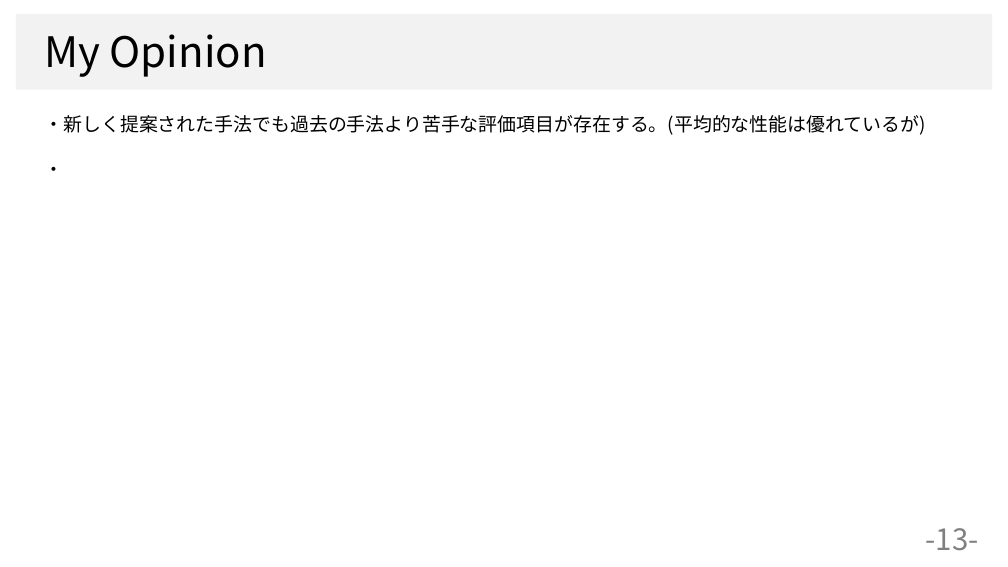
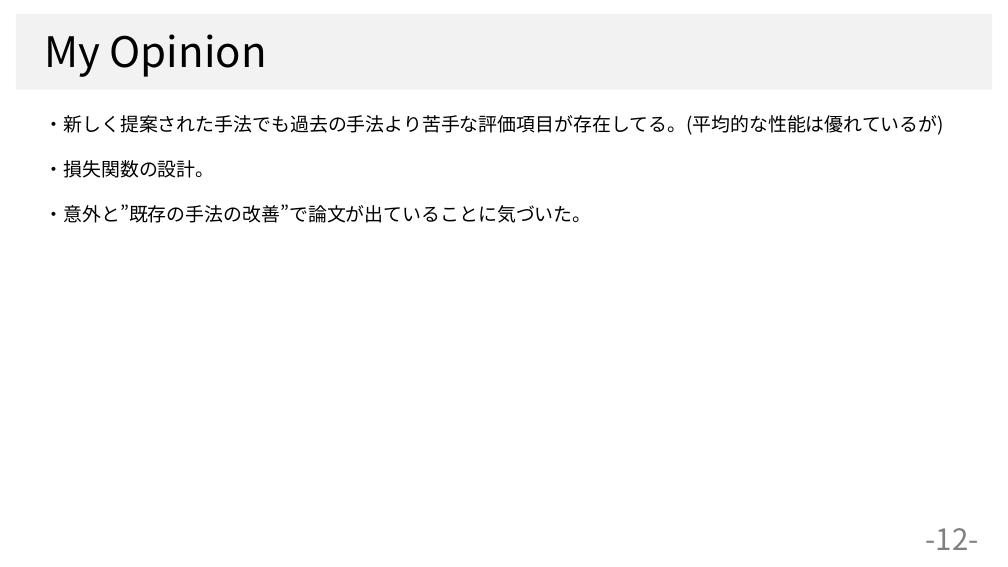
Before and after one commit to dhia-github/haselab-all, a slide deck: slide 12 of 発表資料/B4_上坂大樹_サーベイ大会資料.pptx (slide 13 before the commit). Drawn at 1008x567 pixels with LibreOffice and Linux fonts; fonts in the diff are those of the drawing; background and template pictures are left out. Boxes give left, top, right and bottom in pixels: in the first picture for what was removed or moved away, otherwise in the second. Text is boxed around its words. In the diff, an @@ line names an element or a change of style, - is before the commit and + after.

```diff
--- a/発表資料/B4_上坂大樹_サーベイ大会資料.pptx
+++ b/発表資料/B4_上坂大樹_サーベイ大会資料.pptx
@@ text at [45,115,945,223]: text changed @@
-・新しく提案された手法でも過去の手法より苦手な評価項目が存在する。(平均的な性能は優れているが)
-・
+・新しく提案された手法でも過去の手法より苦手な評価項目が存在してる。(平均的な性能は優れているが)
+・損失関数の設計。
+・意外と”既存の手法の改善”で論文が出ていることに気づいた。
@@ page number at [926,528,979,550]: text changed @@
--13-
+-12-
```
Also in this commit, not shown: 5 other slides changed, 1 slide added, 1 slide removed, 1 other file.
